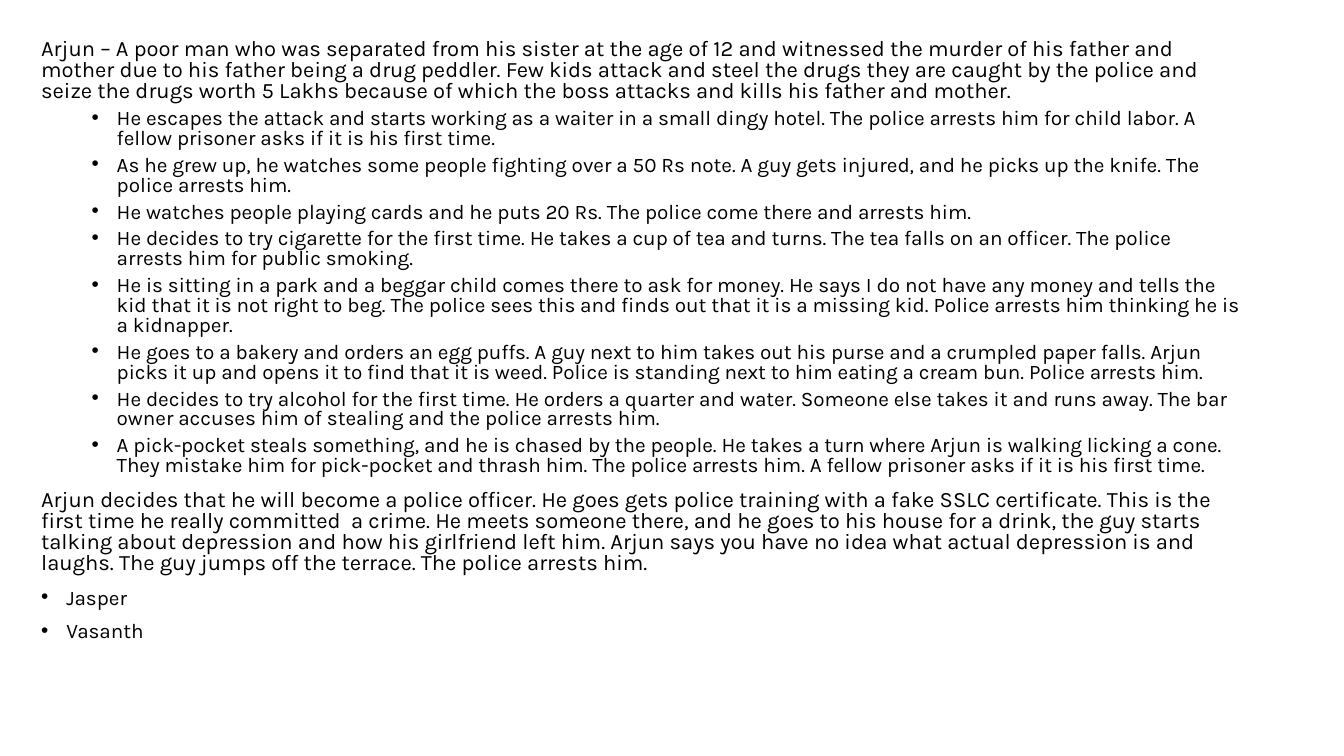
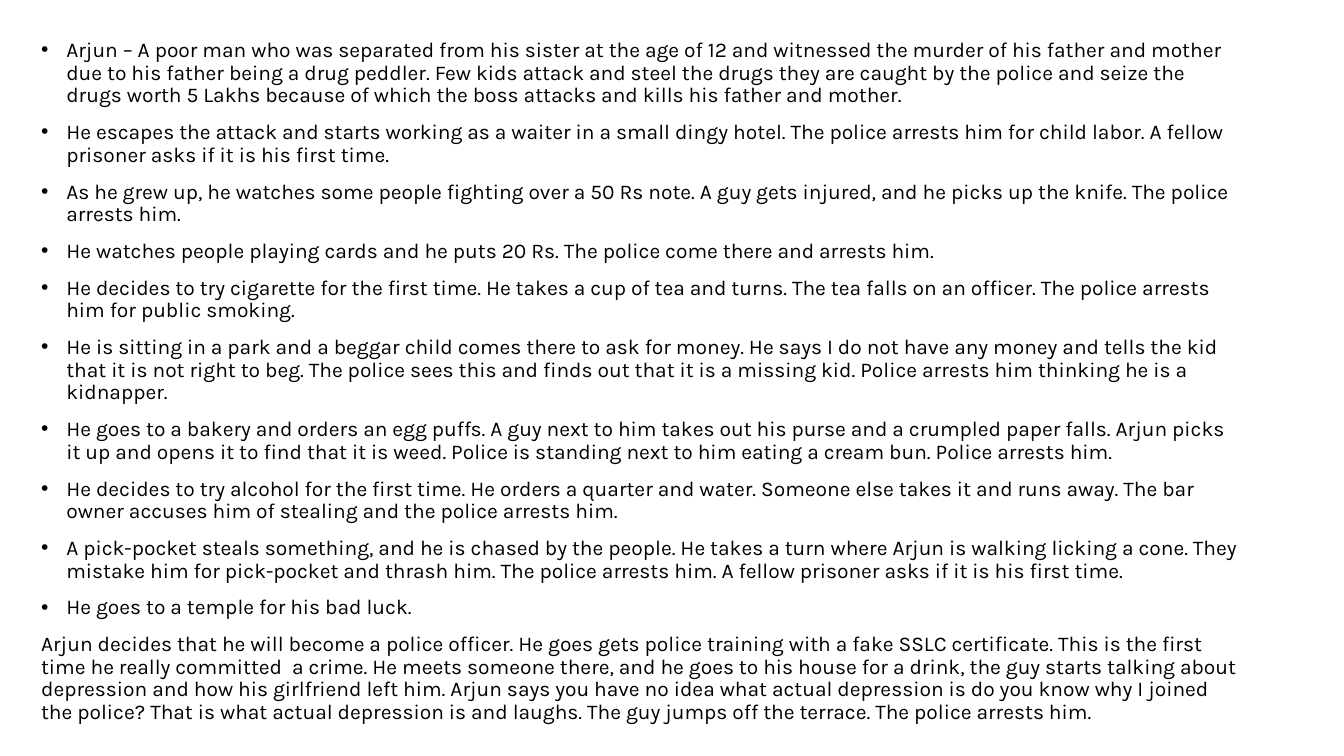
Before and after one commit to arya-prakyath/the-a-films, a slide deck: slide 2 of THE_A_Ideas/Innocent Gems/Innocent Gems - Flows.pptx. Drawn at 1344x756 pixels with LibreOffice and Linux fonts; fonts in the diff are those of the drawing. Boxes give left, top, right and bottom in pixels: in the first picture for what was removed or moved away, otherwise in the second. Text is boxed around its words. In the diff, an @@ line names an element or a change of style, - is before the commit and + after.

```diff
--- a/THE_A_Ideas/Innocent Gems/Innocent Gems - Flows.pptx
+++ b/THE_A_Ideas/Innocent Gems/Innocent Gems - Flows.pptx
@@ text at (66, 42, 1237, 583): size 15.7 to 15 pt in "Arjun – A poor man who was ..."; size 14.8 to 15 pt in "He escapes the attack and starts working ...", "As he grew up, he watches some ...", "He watches people playing cards and he ...", "He decides to try cigarette for the ..." and 4 more places; bullet none to •; line spacing 0.8 to 0.9; list level 2 to 1 in "He escapes the attack and ..."; list level 2 to 1 in "As he grew up, he ..."; list level 2 to 1 in "He watches people playing cards ..."; list level 2 to 1 in "He decides to try cigarette ..."; list level 2 to 1 in "He is sitting in a ..."; list level 2 to 1 in "He goes to a bakery ..."; list level 2 to 1 in "He decides to try alcohol ..."; list level 2 to 1 in "A pick-pocket steals something, and ..." @@
@@ text at (41, 599, 1236, 697): text changed; size 15.7 to 15 pt @@
-Arjun decides that he will become a police officer. He goes gets police training with a fake SSLC certificate. This is the first time he really committed a crime. He meets someone there, and he goes to his house for a drink, the guy starts talking about depression and how his girlfriend left him. Arjun says you have no idea what actual depression is and laughs. The guy jumps off the terrace. The police arrests him.
-• Jasper
-• Vasanth
+• He goes to a temple for his bad luck.
+Arjun decides that he will become a police officer. He goes gets police training with a fake SSLC certificate. This is the first time he really committed a crime. He meets someone there, and he goes to his house for a drink, the guy starts talking about depression and how his girlfriend left him. Arjun says you have no idea what actual depression is do you know why I joined the police? That is what actual depression is and laughs. The guy jumps off the terrace. The police arrests him.
```
Also in this commit, not shown: 2 other files.
